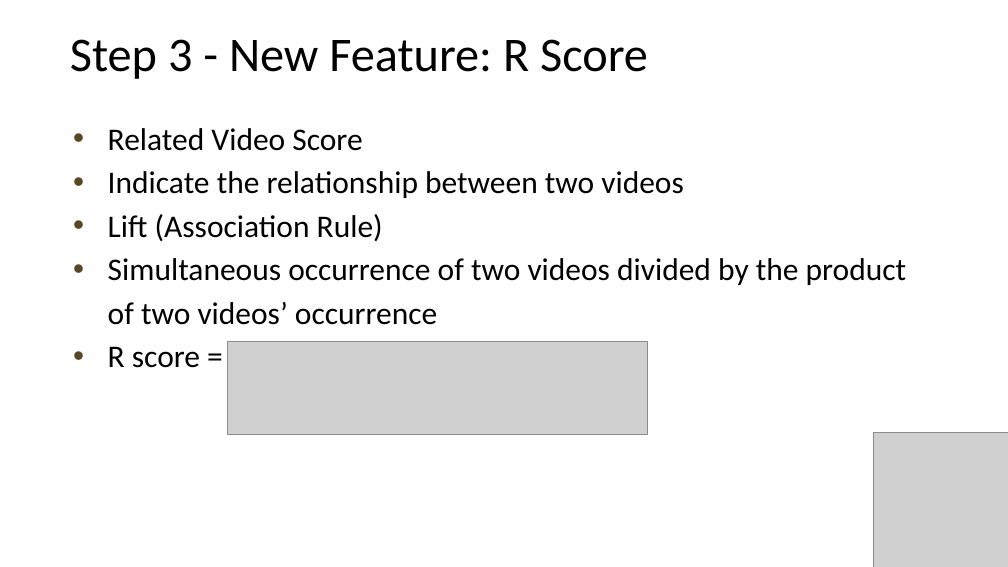
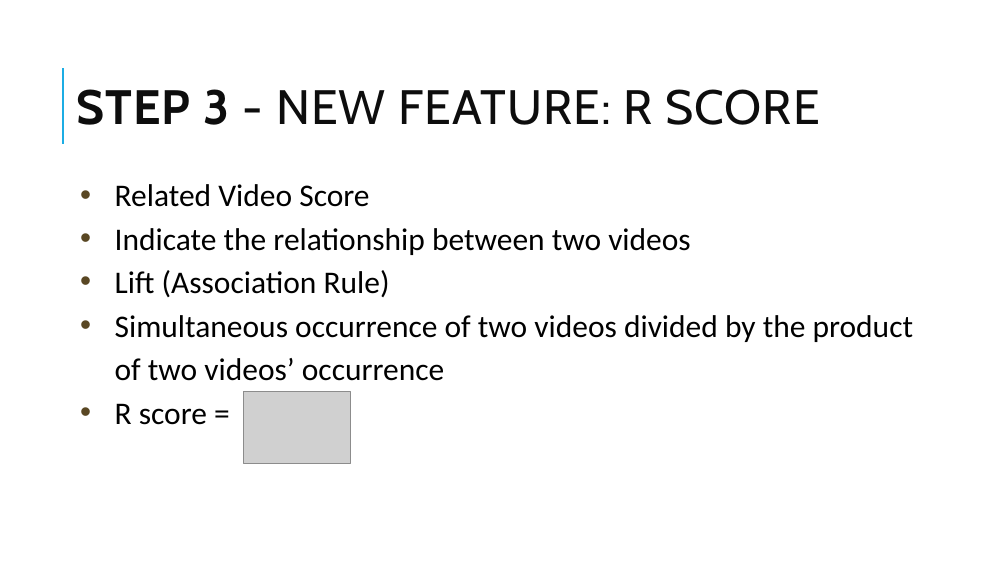
Before and after one commit to 96ian/py, a slide deck: slide 12 of gp/anime_recom.pptx. Drawn at 1008x567 pixels with LibreOffice and Linux fonts; fonts in the diff are those of the drawing; grey boxes stand for pictures. Boxes give left, top, right and bottom in pixels: in the first picture for what was removed or moved away, otherwise in the second. Text is boxed around its words. In the diff, an @@ line names an element or a change of style, - is before the commit and + after.

```diff
--- a/gp/anime_recom.pptx
+++ b/gp/anime_recom.pptx
@@ line added from (63, 144) to (63, 68), #1CADE4 1.5 pt @@
@@ title at bbox=[77, 89, 820, 125]: text changed; font Calibri to Cabin; text colour #000000 to #0D0D0D @@
-Step 3 - New Feature: R Score
+STEP 3 - NEW FEATURE: R SCORE
@@ text "Related Video Score": place and size @@
-text "Related Video Score" at bbox=[108, 128, 906, 368]
+text "Related Video Score" at bbox=[115, 184, 913, 425]
@@ picture removed at bbox=[228, 342, 647, 434] @@
@@ picture added at bbox=[243, 392, 350, 464] @@
@@ picture removed at bbox=[874, 433, 1008, 567] @@
```
Also in this commit, not shown: 16 other slides changed, 7 slides added.
